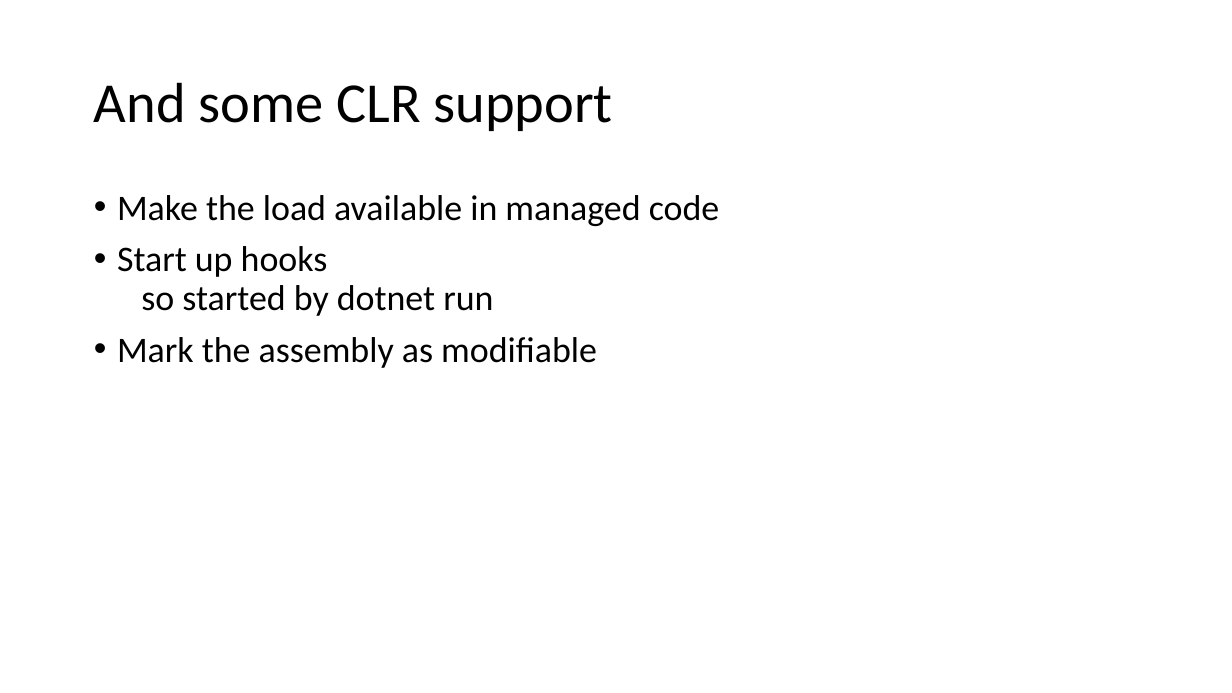
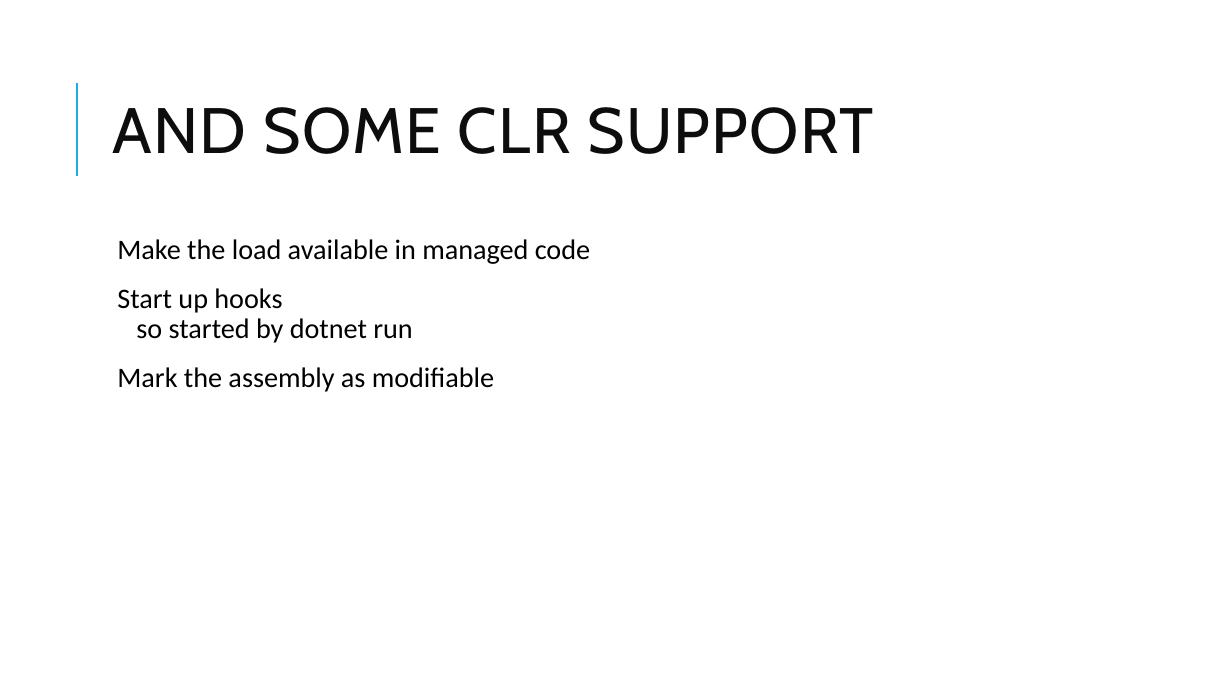
Before and after one commit to clivetong/Talks, a slide deck: slide 10 of EnCForTheWin/HotReloadAndEditAndContinue.pptx. Drawn at 1232x693 pixels with LibreOffice and Linux fonts; fonts in the diff are those of the drawing. Boxes give left, top, right and bottom in pixels: in the first picture for what was removed or moved away, otherwise in the second. Text is boxed around its words. In the diff, an @@ line names an element or a change of style, - is before the commit and + after.

Commit message:
Add design

```diff
--- a/EnCForTheWin/HotReloadAndEditAndContinue.pptx
+++ b/EnCForTheWin/HotReloadAndEditAndContinue.pptx
@@ line added from (77, 176) to (77, 83), #1CADE4 1.5 pt @@
@@ title at box(113, 107, 874, 154): text changed; size 44 to 50 pt; font Calibri to Cabin; text colour #000000 to #0D0D0D @@
-And some CLR support
+AND SOME CLR SUPPORT
@@ text "Make the load available in ...": place and size @@
-text "Make the load available in ..." at box(117, 195, 720, 368)
+text "Make the load available in ..." at box(117, 239, 590, 392)
@@ text "Make the load available in ..." at box(117, 239, 590, 392): size 28 to 22 pt; bullet • to  ; more space between paragraphs @@
```
Also in this commit, not shown: 13 other slides changed.
